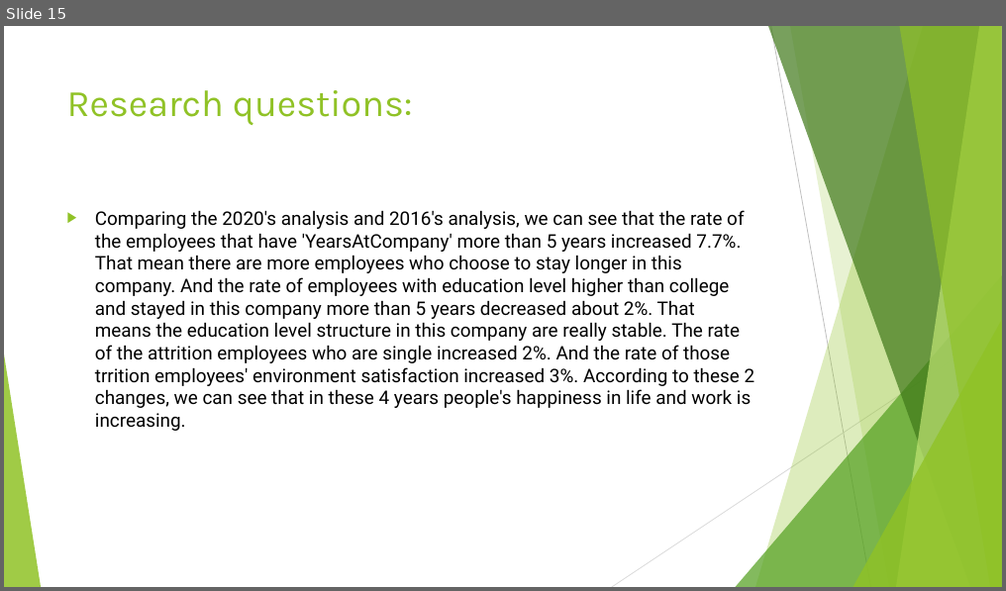
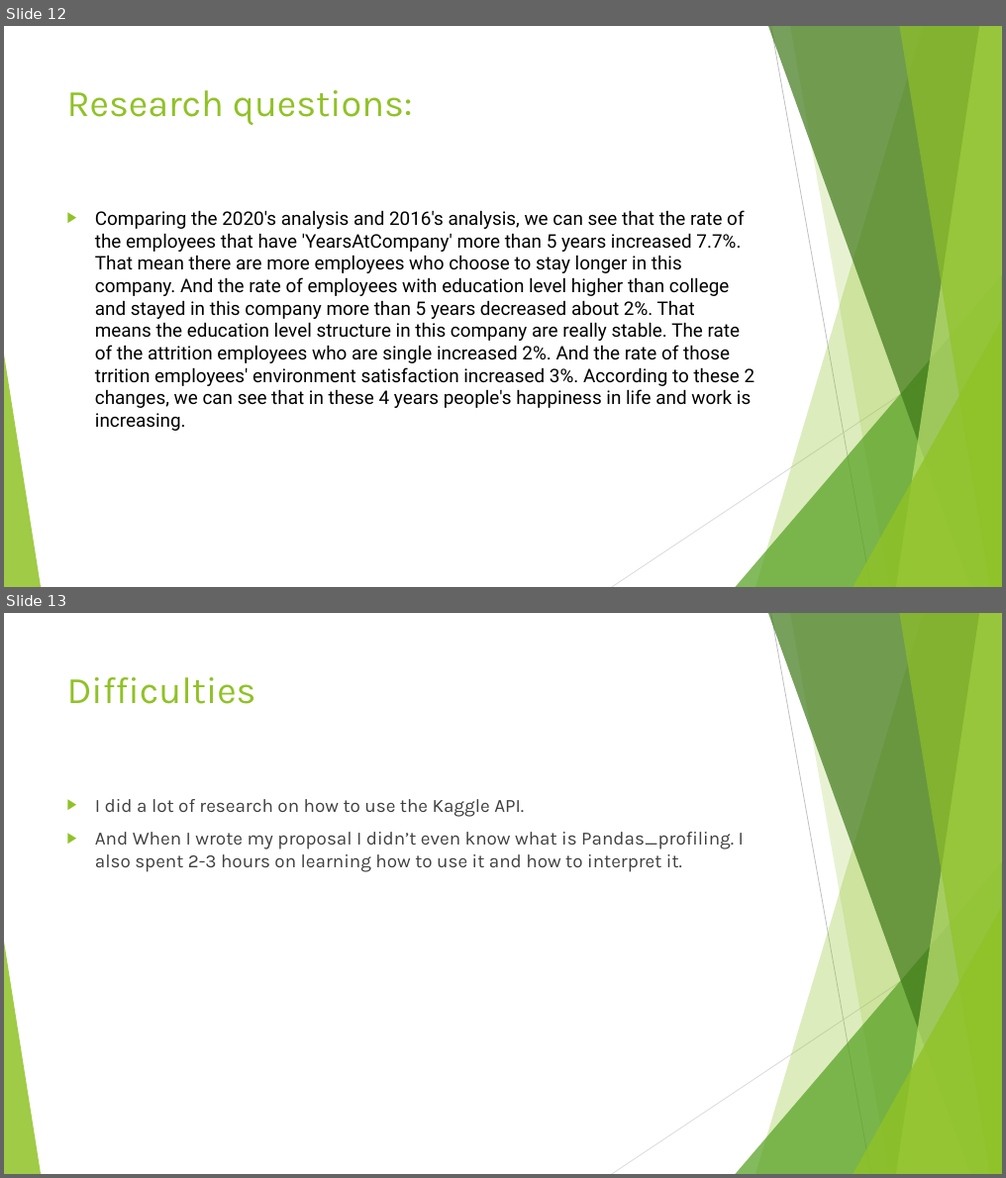
Before and after one commit to Destiny-G1997/AIM-5001, a slide deck: Final project Data/Final Project Presentation.pptx. Shown one above the other, each under a label of ours: slide 15 before the commit, slides 12 and 13 after it. The pictures are 1006x591 and 1006x1178 pixels, drawn with LibreOffice and Linux fonts; fonts in the diff are those of the drawing. Boxes give left, top, right and bottom in pixels: in the first picture for what was removed or moved away, otherwise in the second. Text is boxed around its words. In the diff, an @@ line names an element or a change of style, - is before the commit and + after.

```diff
--- a/Final project Data/Final Project Presentation.pptx
+++ b/Final project Data/Final Project Presentation.pptx
@@ slide 13 added at (x1=4, y1=613, x2=1002, y2=1174), background #FFFFFF; not listed: 10 template elements that a slide beside it also shows @@
@@ title added at (x1=67, y1=677, x2=256, y2=704), 36 pt, text #90C226 @@
+Difficulties
@@ text added at (x1=95, y1=799, x2=744, y2=872), 18 pt, text #404040 @@
+▶ I did a lot of research on how to use the Kaggle API.
+▶ And When I wrote my proposal I didn’t even know what is Pandas_profiling. I also spent 2-3 hours on learning how to use it and how to interpret it.
@@ what was slide 15 is now slide 12 @@
```
Also in this commit, not shown: 1 slide changed, 3 slides removed.
